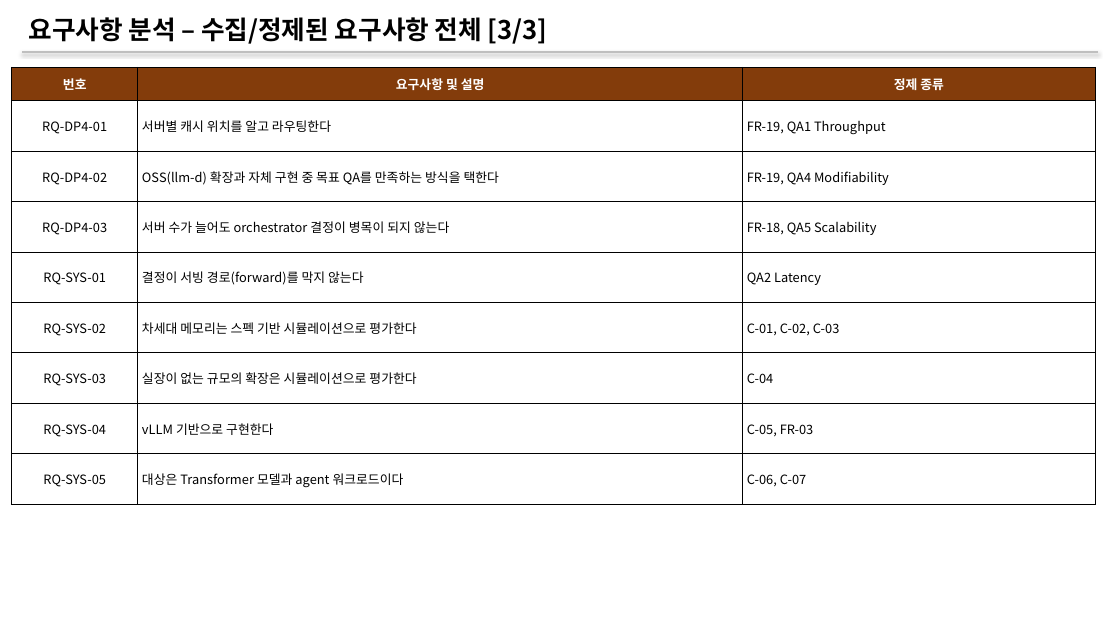
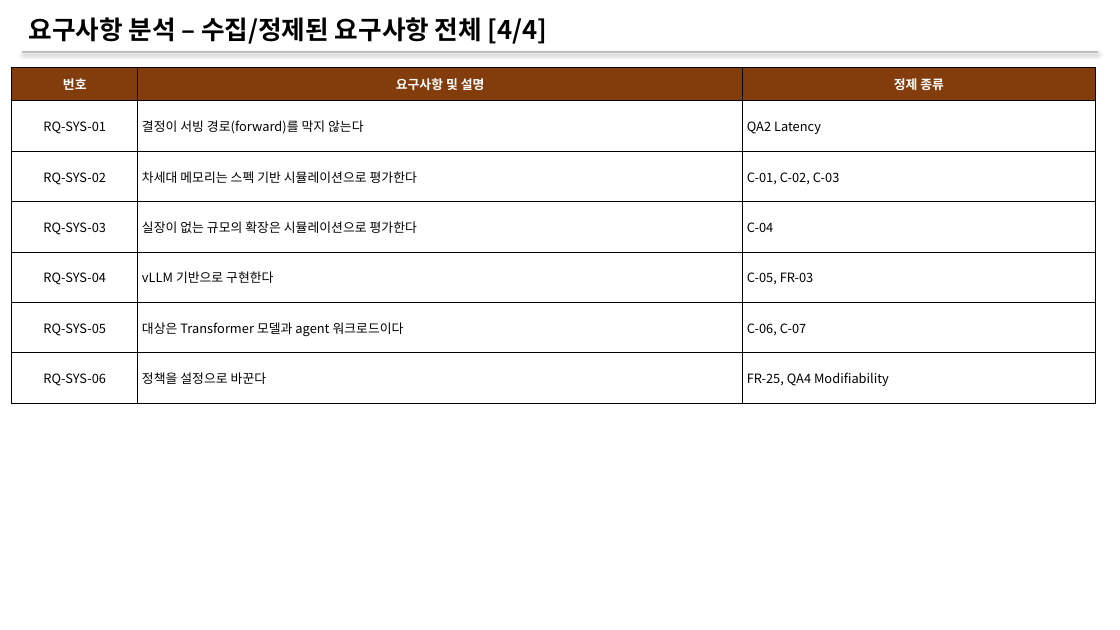
Before and after one commit to mkim0628/vllm, a slide deck: slide 12 of doc-mk/Requirements/requirements-overview.pptx (slide 10 before the commit). Drawn at 1120x630 pixels with LibreOffice and Linux fonts; fonts in the diff are those of the drawing. Boxes give left, top, right and bottom in pixels: in the first picture for what was removed or moved away, otherwise in the second. Text is boxed around its words. In the diff, an @@ line names an element or a change of style, - is before the commit and + after.

```diff
--- a/doc-mk/Requirements/requirements-overview.pptx
+++ b/doc-mk/Requirements/requirements-overview.pptx
@@ text at [29,17,548,44]: text changed @@
-요구사항 분석 – 수집/정제된 요구사항 전체 [3/3]
+요구사항 분석 – 수집/정제된 요구사항 전체 [4/4]
@@ table at [12,67,1096,403] @@
-row 2: RQ-DP4-01 | 서버별 캐시 위치를 알고 라우팅한다 | FR-19, QA1 Throughput
-row 3: RQ-DP4-02 | OSS(llm-d) 확장과 자체 구현 중 목표 QA를 만족하는 방식을 택한다 | FR-19, QA4 Modifiability
-row 4: RQ-DP4-03 | 서버 수가 늘어도 orchestrator 결정이 병목이 되지 않는다 | FR-18, QA5 Scalability
+row 7: RQ-SYS-06 | 정책을 설정으로 바꾼다 | FR-25, QA4 Modifiability
```
Also in this commit, not shown: 9 other slides changed, 4 slides added, 1 other file.
